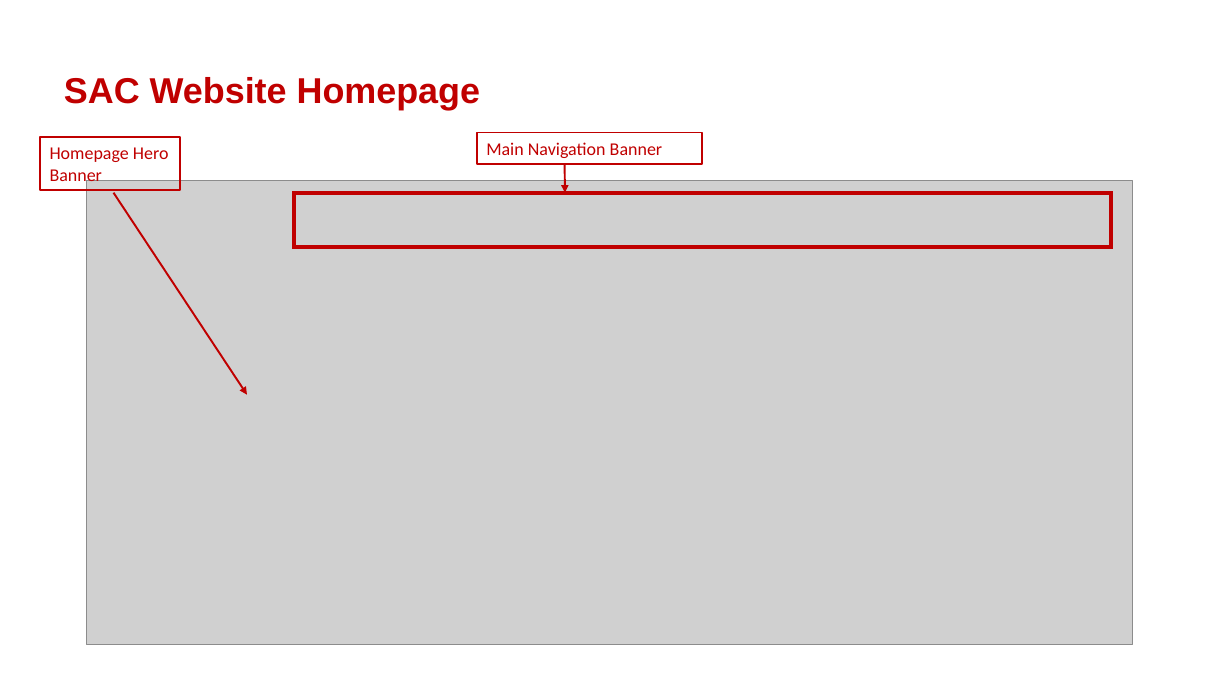
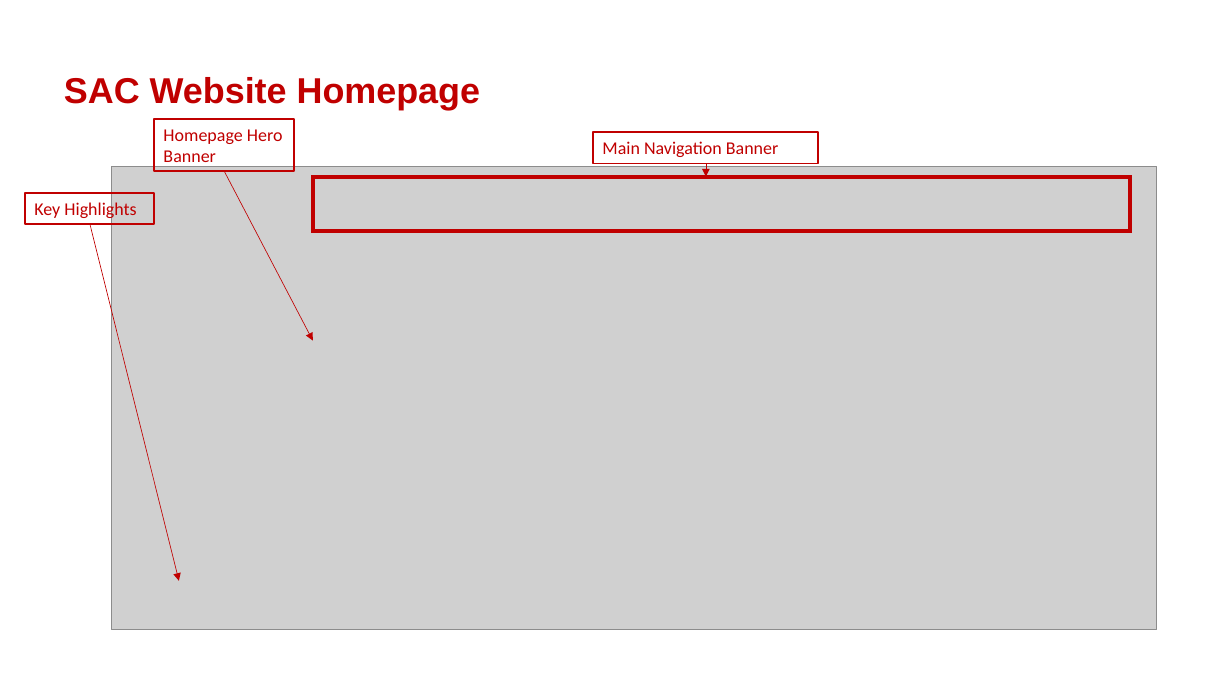
Before and after one commit to isomerpages/enterprisesg-sac-old, a slide deck: slide 3 of files/SAC Admin Guide.pptx. Drawn at 1232x693 pixels with LibreOffice and Linux fonts; fonts in the diff are those of the drawing; grey boxes stand for pictures; background and template pictures are left out. Boxes give left, top, right and bottom in pixels: in the first picture for what was removed or moved away, otherwise in the second. Text is boxed around its words. In the diff, an @@ line names an element or a change of style, - is before the commit and + after.

```diff
--- a/files/SAC Admin Guide.pptx
+++ b/files/SAC Admin Guide.pptx
@@ rectangle "Homepage Hero Banner" moved from (x1=41, y1=137, x2=180, y2=189) to (x1=154, y1=118, x2=294, y2=171) @@
@@ rectangle "Main Navigation Banner" moved from (x1=477, y1=132, x2=702, y2=164) to (x1=593, y1=132, x2=819, y2=164) @@
@@ picture moved from (x1=87, y1=180, x2=1133, y2=644) to (x1=111, y1=166, x2=1157, y2=630) @@
@@ arrow added from (225, 172) to (313, 341), #C00000 0.5 pt @@
@@ rectangle moved from (x1=295, y1=193, x2=1112, y2=248) to (x1=313, y1=177, x2=1130, y2=231) @@
@@ arrow removed from (565, 164) to (565, 193) @@
@@ arrow added from (706, 164) to (706, 177), #C00000 0.5 pt @@
@@ rectangle added at (x1=25, y1=192, x2=154, y2=224), outline #C00000 1.5 pt, 14 pt, text #C00000 @@
+Key Highlights
@@ arrow removed from (114, 193) to (247, 395) @@
@@ arrow added from (90, 224) to (179, 581), #C00000 0.5 pt @@
```
Also in this commit, not shown: 2 other slides changed, 11 slides added, 1 other file.
